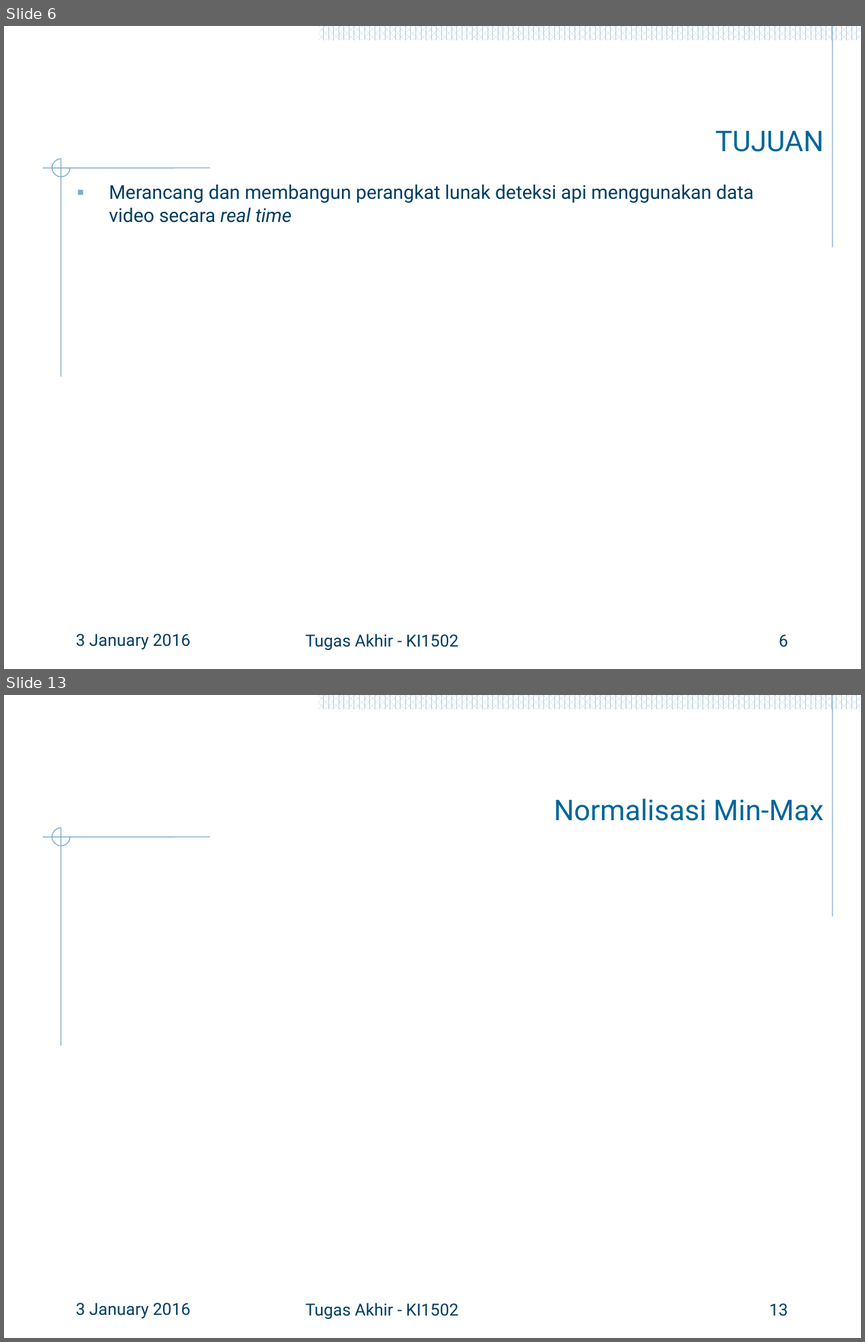
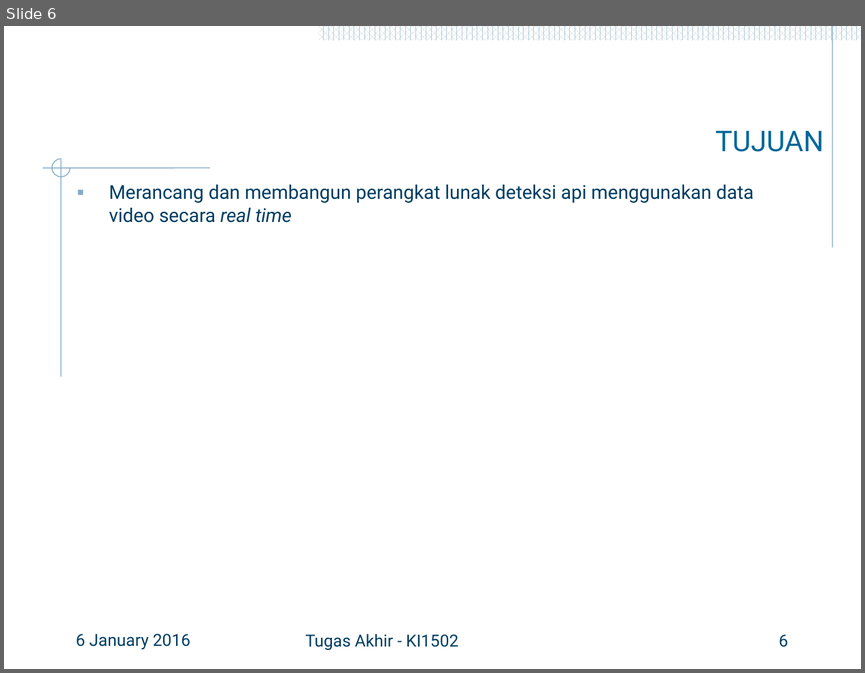
Before and after one commit to hamdimuzakkiy/bukuTA, a slide deck: 5112100091_Hamdi Ahmadi Muzakkiy.pptx. Shown one above the other, each under a label of ours: slides 6 and 13 before the commit, slide 6 after it; the slides between them are not shown. The pictures are 865x1342 and 865x673 pixels, drawn with LibreOffice and Linux fonts; fonts in the diff are those of the drawing; background and template pictures are left out. Boxes give left, top, right and bottom in pixels: in the first picture for what was removed or moved away, otherwise in the second. Text is boxed around its words. In the diff, an @@ line names an element or a change of style, - is before the commit and + after.

```diff
--- a/5112100091_Hamdi Ahmadi Muzakkiy.pptx
+++ b/5112100091_Hamdi Ahmadi Muzakkiy.pptx
@@ slide 13 removed at [4,695,861,1338], background #FFFFFF; not listed: 56 template elements that a slide beside it also shows @@
@@ title removed at [553,798,823,821] @@
-Normalisasi Min-Max
@@ text removed at [76,1302,190,1319] @@
-3 January 2016
@@ text removed at [305,1302,458,1319] @@
-Tugas Akhir - KI1502
@@ page number removed at [769,1303,788,1316] @@
-13
@@ slide 6 changed as well @@
@@ text at [76,633,190,650]: text changed @@
-3 January 2016
+6 January 2016
```
Also in this commit, not shown: 9 other slides changed, 3 slides added, 36 other slides removed, 14 other files.
